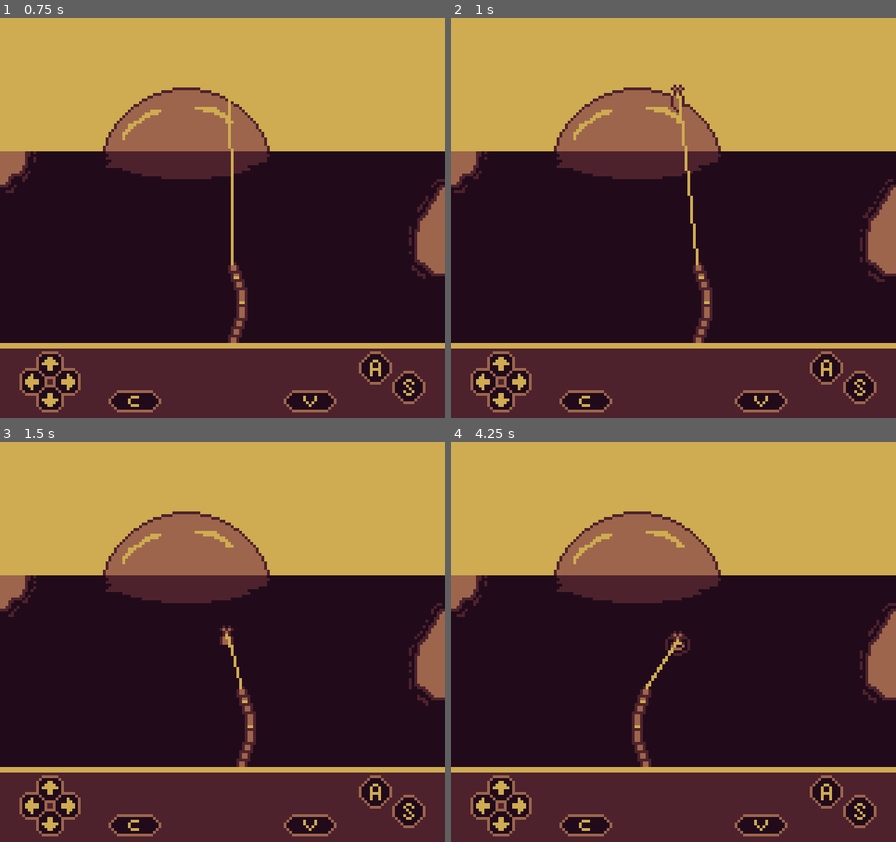
Above: before the commit, frames 1-4 (two rows, left to right).
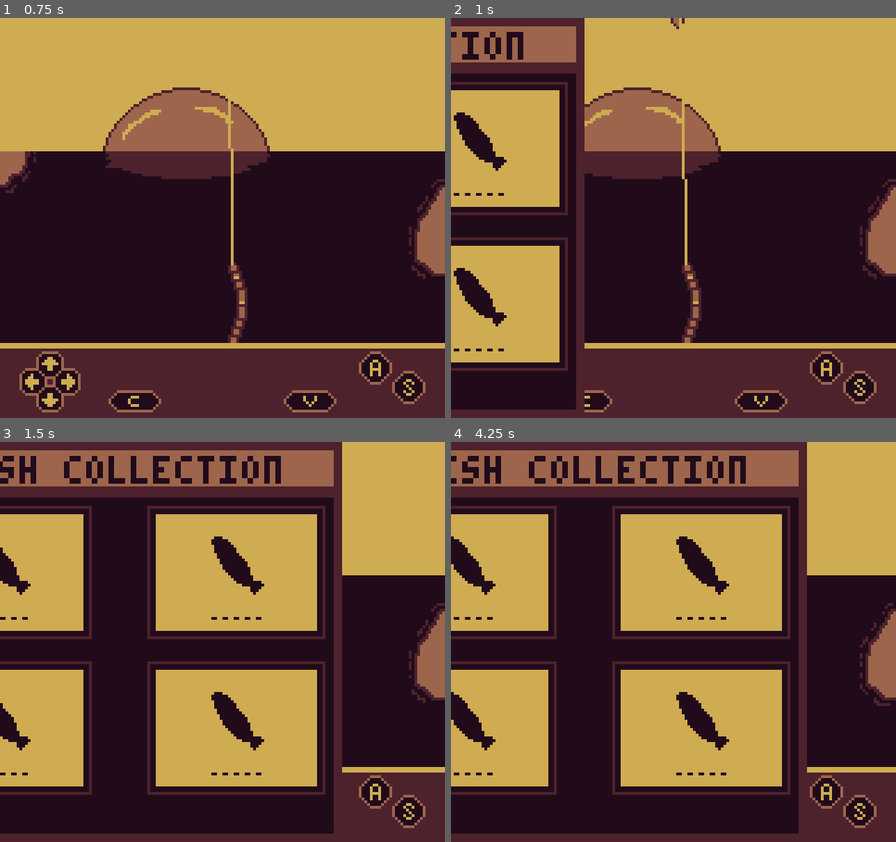
Above: after the commit, the same moments.

Repository: AparneetDey/luckyCatch
Game: Godot game, scene res://scenes/world/world.tscn
The game is run twice, just before and just after one commit, with the same random seed, the same clock (stepped at 60 frames per second) and the same inputs.
Inputs:
- Up to frame 1 (0.75 s): hold Right (right) from 0.53 s (still down); tap A (a) at 0.6 s
- Up to frame 2 (1 s): keep holding Right (right); tap C (c) at 0.8 s
- Up to frame 3 (1.5 s): release Right (right) at 1.28 s; hold Down (down) from 1.28 s (still down); tap C (c) at 1.35 s
- Up to frame 4 (4.25 s): tap S (s) at 1.55 s; release Down (down) at 2.03 s; hold Right (right) 2.03-2.78 s; hold S (s) 2.03-2.78 s; tap V (v) at 2.3, 2.85 s; hold Up (up) 2.78-3.53 s; tap A (a) at 3.05, 3.6 s; hold Left (left) from 3.53 s (still down); tap C (c) at 3.8 s

Frame 1 is identical in both runs. In frame 2, 22% of the frame differs, in the area x 0-100%, y 0-99%; in frame 3, 54%; in frame 4, 56%.

Commit message:
Completed fish collection UI

Diff:
--- a/fish_data.gd
+++ b/fish_data.gd
@@ -2,12 +2,13 @@
 extends Resource
 
 @export_category("Identity")
+@export var fish_id : String
 @export var display_name : String
 @export var rarity : FishManager.Rarity
 
 @export_category("Texture")
-@export var fish_sprite : Texture2D
-@export var silhouette_sprite : Texture2D
+@export var fish_sprite : Texture
+@export var silhouette_sprite : Texture
 
 @export_category("Difficulty")
 @export var safe_zone_start_size: float = 0.35
--- a/fish_resources/sample_fish1.tres
+++ b/fish_resources/sample_fish1.tres
@@ -6,6 +6,7 @@
 
 [resource]
 script = ExtResource("2_b1b0i")
+fish_id = "sample_1"
 display_name = "Sample 1"
 fish_sprite = ExtResource("1_cd8ni")
 silhouette_sprite = ExtResource("3_dbu3h")
--- a/fish_resources/sample_fish2.tres
+++ b/fish_resources/sample_fish2.tres
@@ -6,6 +6,7 @@
 
 [resource]
 script = ExtResource("2_b1b0i")
+fish_id = "sample_2"
 display_name = "Sample 2"
 rarity = 1
 fish_sprite = ExtResource("1_cd8ni")
--- a/fish_resources/sample_fish3.tres
+++ b/fish_resources/sample_fish3.tres
@@ -6,6 +6,7 @@
 
 [resource]
 script = ExtResource("2_ksvfd")
+fish_id = "sample_3"
 display_name = "Sample 3"
 rarity = 2
 fish_sprite = ExtResource("1_b0fwj")
--- a/fish_resources/sample_fish4.tres
+++ b/fish_resources/sample_fish4.tres
@@ -6,6 +6,7 @@
 
 [resource]
 script = ExtResource("2_mc8qk")
+fish_id = "sample_4"
 display_name = "Sample 4"
 rarity = 3
 fish_sprite = ExtResource("1_605oj")
--- a/managers/fish_manager.gd
+++ b/managers/fish_manager.gd
@@ -13,6 +13,8 @@
 	preload("res://fish_resources/sample_fish3.tres"),
 	preload("res://fish_resources/sample_fish4.tres"),
 ]
+
+var fish_collection : Dictionary = {}
 
 func get_rarity() -> Rarity:
 	var chance := randf_range(0, 1)
@@ -36,3 +38,6 @@
 	var ind : int = randi_range(0, fish_of_rarity.size() - 1)
 
 	return fish_of_rarity[ind]
+
+func is_fish_caught(fish_id: String) -> bool:
+	return fish_collection.has(fish_id)
--- a/scenes/fishingRod/fishing.gd
+++ b/scenes/fishingRod/fishing.gd
@@ -121,6 +121,7 @@
 				StateManager.fish_caught.emit(current_fish)
 				StateManager.task_info.emit("V to Continue")
 				state = State.CAUGHT
+				FishManager.fish_collection[current_fish.fish_id] = true
 				catch_progress = 0.0
 
 func isFishing() -> bool:
--- a/scenes/ui/fish_collection.gd
+++ b/scenes/ui/fish_collection.gd
@@ -1,10 +1,44 @@
 class_name FishCollection
 extends Control
 
+const DISPLAY_PREFAB := preload("res://scenes/ui/fish_display.tscn")
+
+@onready var animation_player: AnimationPlayer = $AnimationPlayer
 @onready var scroll_container: ScrollContainer = %ScrollContainer
+@onready var fish_grid: GridContainer = %FishGrid
+
+func _ready() -> void:
+	populate()
+	animation_player.play("slide_in")
+
+func _enter_tree() -> void:
+	get_tree().paused = true
 
 func _unhandled_input(event: InputEvent) -> void:
 	if event.is_action_pressed("up"):
 		scroll_container.scroll_vertical -= 20
 	elif event.is_action_pressed("down"):
 		scroll_container.scroll_vertical += 20
+
+func populate() -> void:
+	for display: FishDisplay in fish_grid.get_children():
+		display.queue_free()
+	for fish: FishData in FishManager.FISH_LIST:
+		var caught : bool = FishManager.is_fish_caught(fish.fish_id)
+		var display_fish : FishDisplay = DISPLAY_PREFAB.instantiate()
+
+		fish_grid.add_child(display_fish)
+
+		if caught:
+			display_fish.set_fish_sprite(fish.fish_sprite)
+			display_fish.set_fish_name(fish.display_name)
+		else:
+			print(fish.silhouette_sprite)
+			display_fish.set_fish_sprite(fish.silhouette_sprite)
+			display_fish.set_fish_name("-----")
+
+func close() -> void:
+	animation_player.play("slide_out")
+
+func _exit_tree() -> void:
+	get_tree().paused = false
--- a/scenes/ui/fish_collection.tscn
+++ b/scenes/ui/fish_collection.tscn
@@ -6,11 +6,84 @@
 [ext_resource type="PackedScene" uid="uid://cmbfq2q1i1rk2" path="res://scenes/ui/fish_display.tscn" id="3_2v4hs"]
 [ext_resource type="Texture2D" uid="uid://dxarm53nsitq8" path="res://assets/ui/fish-collection-frame.png" id="3_omcnf"]
 
+[sub_resource type="Animation" id="Animation_2v4hs"]
+length = 0.001
+tracks/0/type = "value"
+tracks/0/imported = false
+tracks/0/enabled = true
+tracks/0/path = NodePath(".:position")
+tracks/0/interp = 1
+tracks/0/loop_wrap = true
+tracks/0/keys = {
+"times": PackedFloat32Array(0),
+"transitions": PackedFloat32Array(1),
+"update": 0,
+"values": [Vector2(-160, 0)]
+}
+
+[sub_resource type="Animation" id="Animation_4b65q"]
+resource_name = "slide_in"
+length = 0.6
+step = 0.1
+tracks/0/type = "value"
+tracks/0/imported = false
+tracks/0/enabled = true
+tracks/0/path = NodePath(".:position")
+tracks/0/interp = 1
+tracks/0/loop_wrap = true
+tracks/0/keys = {
+"times": PackedFloat32Array(0, 0.5),
+"transitions": PackedFloat32Array(1, 1),
+"update": 0,
+"values": [Vector2(-160, 0), Vector2(0, 0)]
+}
+
+[sub_resource type="Animation" id="Animation_ah4ev"]
+resource_name = "slide_out"
+length = 0.6
+step = 0.1
+tracks/0/type = "value"
+tracks/0/imported = false
+tracks/0/enabled = true
+tracks/0/path = NodePath(".:position")
+tracks/0/interp = 1
+tracks/0/loop_wrap = true
+tracks/0/keys = {
+"times": PackedFloat32Array(0, 0.49999997),
+"transitions": PackedFloat32Array(1, 1),
+"update": 0,
+"values": [Vector2(0, 0), Vector2(-160, 0)]
+}
+tracks/1/type = "method"
+tracks/1/imported = false
+tracks/1/enabled = true
+tracks/1/path = NodePath(".")
+tracks/1/interp = 1
+tracks/1/loop_wrap = true
+tracks/1/keys = {
+"times": PackedFloat32Array(0.6),
+"transitions": PackedFloat32Array(1),
+"values": [{
+"args": [],
+"method": &"queue_free"
+}]
+}
+
+[sub_resource type="AnimationLibrary" id="AnimationLibrary_wujcq"]
+_data = {
+&"RESET": SubResource("Animation_2v4hs"),
+&"slide_in": SubResource("Animation_4b65q"),
+&"slide_out": SubResource("Animation_ah4ev")
+}
+
 [node name="FishCollection" type="Control" unique_id=1079623481]
+process_mode = 3
 layout_mode = 3
 anchors_preset = 15
 anchor_right = 1.0
 anchor_bottom = 1.0
+offset_left = -160.0
+offset_right = -160.0
 grow_horizontal = 2
 grow_vertical = 2
 script = ExtResource("1_2v4hs")
@@ -26,21 +99,23 @@
 
 [node name="ScrollContainer" type="ScrollContainer" parent="." unique_id=1023664882]
 unique_name_in_owner = true
+custom_maximum_size = Vector2(148, 119)
 layout_mode = 1
 anchors_preset = 15
 anchor_right = 1.0
 anchor_bottom = 1.0
-offset_left = 4.0
-offset_top = 21.0
-offset_right = -4.0
-offset_bottom = -4.0
+offset_left = 6.0
+offset_top = 23.0
+offset_right = -6.0
+offset_bottom = -2.0
 grow_horizontal = 2
 grow_vertical = 2
 vertical_scroll_mode = 3
 
 [node name="FishGrid" type="GridContainer" parent="ScrollContainer" unique_id=350819270]
+unique_name_in_owner = true
 layout_mode = 2
-theme_override_constants/h_separation = 24
+theme_override_constants/h_separation = 20
 theme_override_constants/v_separation = 8
 columns = 2
 
@@ -86,3 +161,6 @@
 text = "FISH COLLECTION"
 horizontal_alignment = 1
 vertical_alignment = 1
+
+[node name="AnimationPlayer" type="AnimationPlayer" parent="." unique_id=1024195726]
+libraries/ = SubResource("AnimationLibrary_wujcq")
--- a/scenes/ui/ui.gd
+++ b/scenes/ui/ui.gd
@@ -1,11 +1,14 @@
+class_name UI
 extends CanvasLayer
 
+const FISH_COLLECTION_PREFAB := preload("res://scenes/ui/fish_collection.tscn")
 const POP_UP_PREFAB := preload("res://scenes/ui/fish_caught_pop_up.tscn")
 const CATCH_FAIL_SPRITE := preload("res://assets/ui/catch-fail.png")
 
 @onready var reel_bar: TextureRect = %ReelBar
 @onready var task_label: Label = %TaskLabel
 
+var fish_collection_screen : FishCollection = null
 var pop_up_screen : FishCaughtPopUp = null
 
 func _ready() -> void:
@@ -21,11 +24,22 @@
 		pop_up_screen = null
 		StateManager.pop_up_close.emit()
 
+	if Input.is_action_just_pressed("c"):
+		toggle_fish_collection()
+
 func onReelStart() -> void:
 	reel_bar.visible = true
 
 func onReelStop() -> void:
 	reel_bar.visible = false
+
+func toggle_fish_collection() -> void:
+	if fish_collection_screen:
+		fish_collection_screen.close()
+		fish_collection_screen = null
+	else:
+		fish_collection_screen = FISH_COLLECTION_PREFAB.instantiate()
+		add_child(fish_collection_screen)
 
 func onFishCaught(fish: FishData) -> void:
 	if pop_up_screen:
--- a/scenes/ui/ui.tscn
+++ b/scenes/ui/ui.tscn
@@ -11,6 +11,7 @@
 [ext_resource type="FontFile" uid="uid://do6cfgycbkct6" path="res://assets/fonts/my 3x5 tiny mono pixel font.ttf" id="9_uegxj"]
 
 [node name="UI" type="CanvasLayer" unique_id=1434395001]
+process_mode = 3
 script = ExtResource("1_jcn1r")
 
 [node name="ControlUI" type="Control" parent="." unique_id=1577532642]
